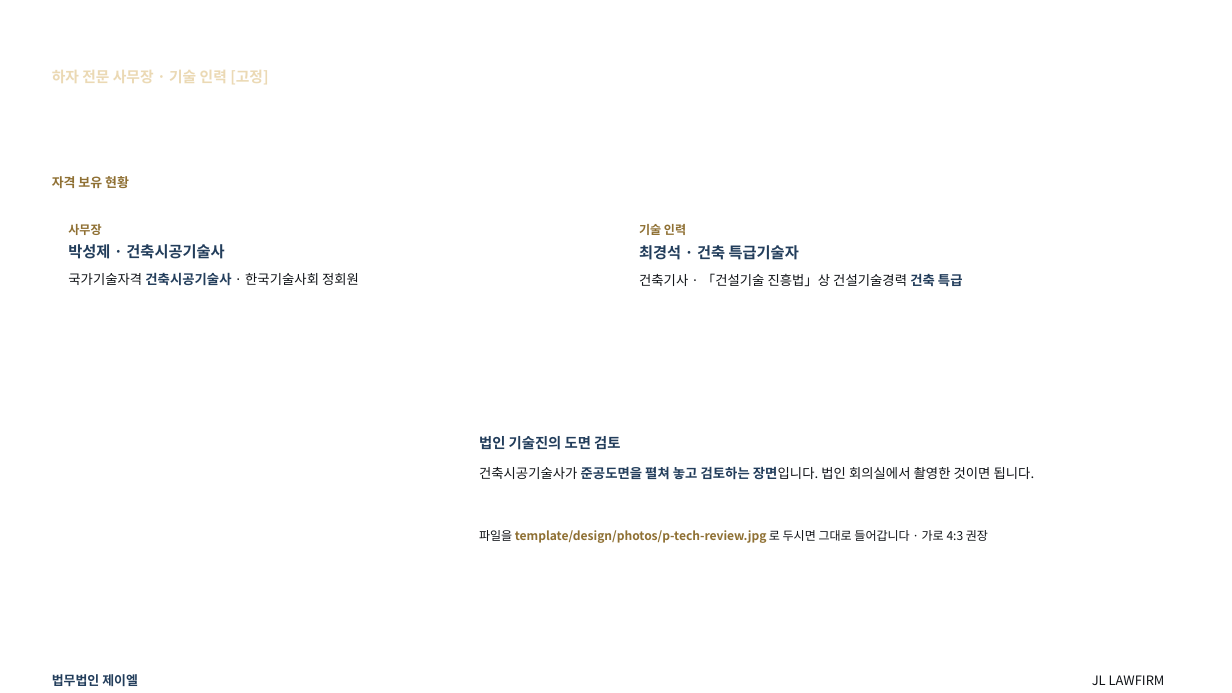
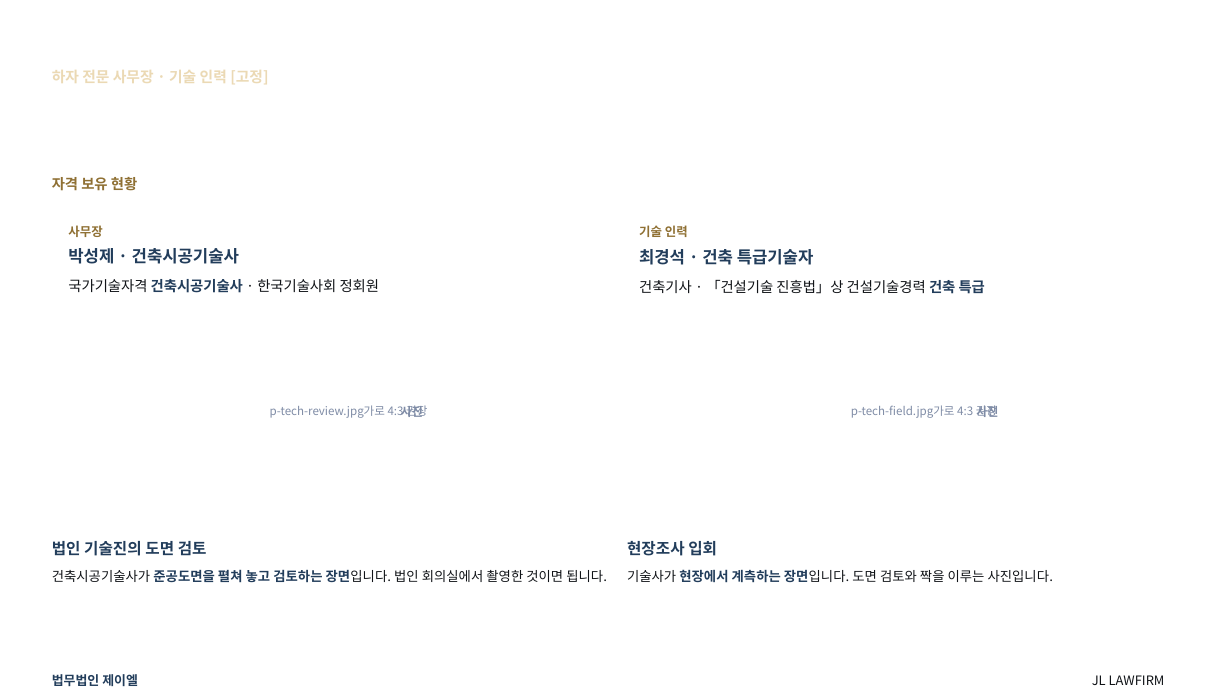
Before and after one commit to kingjin77-rgb/jl-magazine, a slide deck: slide 13 of template/design/preview/JL_하자소송_기본제안서.pptx. Drawn at 1232x693 pixels with LibreOffice and Linux fonts; fonts in the diff are those of the drawing; background and template pictures are left out. Boxes give left, top, right and bottom in pixels: in the first picture for what was removed or moved away, otherwise in the second. Text is boxed around its words. In the diff, an @@ line names an element or a change of style, - is before the commit and + after.

```diff
--- a/template/design/preview/JL_하자소송_기본제안서.pptx
+++ b/template/design/preview/JL_하자소송_기본제안서.pptx
@@ text "자격 보유 현황" at [52,177,137,191]: size 10.1 to 11.2 pt; line spacing 14.1pt to 15.6pt @@
@@ text "사무장" at [68,225,102,237]: size 9.4 to 9.7 pt; line spacing 13.1pt to 13.6pt @@
@@ text "기술 인력" at [639,225,688,237]: size 9.4 to 9.7 pt; line spacing 13.1pt to 13.6pt @@
@@ text "박성제 · 건축시공기술사" at [68,248,239,264]: size 11.9 to 13 pt; line spacing 16.6pt to 18.1pt @@
@@ text "최경석 · 건축 특급기술자" at [639,249,814,265]: size 11.9 to 13 pt; line spacing 16.6pt to 18.1pt @@
@@ text "국가기술자격 건축시공기술사 · 한국기술사회 정회원" at [68,279,380,293]: size 10.4 to 11.2 pt; line spacing 16.9pt to 18.1pt @@
@@ text "건축기사 · 「건설기술 진흥법」상 건설기술경력 ..." at [639,280,985,294]: size 10.4 to 11.2 pt; line spacing 16.9pt to 18.1pt @@
@@ text added at [270,405,427,418], 9 pt, text #7F8CA6 @@
+p-tech-review.jpg가로 4:3 권장
@@ text added at [401,406,423,417], 9.4 pt, text #7F8CA6, bold @@
+사진
@@ text added at [851,405,997,418], 9 pt, text #7F8CA6 @@
+p-tech-field.jpg가로 4:3 권장
@@ text added at [976,405,998,417], 9.4 pt, text #7F8CA6, bold @@
+사진
@@ text "법인 기술진의 도면 검토": place and size @@
-text "법인 기술진의 도면 검토" at [479,436,620,450]
+text "법인 기술진의 도면 검토" at [52,541,207,556]
@@ text "법인 기술진의 도면 검토" at [52,541,207,556]: size 11.2 to 12.2 pt; line spacing 15.6pt to 17.1pt @@
@@ text removed at [479,530,988,543] @@
-파일을 template/design/photos/p-tech-review.jpg 로 두시면 그대로 들어갑니다 · 가로 4:3 권장
@@ text "건축시공기술사가 준공도면을 펼쳐 놓고 검토하는 ...": place and size @@
-text "건축시공기술사가 준공도면을 펼쳐 놓고 검토하는 ..." at [479,466,1035,480]
+text "건축시공기술사가 준공도면을 펼쳐 놓고 검토하는 ..." at [52,569,607,583]
@@ text "건축시공기술사가 준공도면을 펼쳐 놓고 검토하는 ..." at [52,569,607,583]: line spacing 17.7pt to 17.2pt @@
@@ text added at [627,541,717,556], 12.2 pt, text #223D5B, bold @@
+현장조사 입회
@@ text added at [627,569,1054,583], 10.4 pt, text #111418 @@
+기술사가 현장에서 계측하는 장면입니다. 도면 검토와 짝을 이루는 사진입니다.
```
Also in this commit, not shown: 81 other slides changed, 4 slides added, 2 other files.
